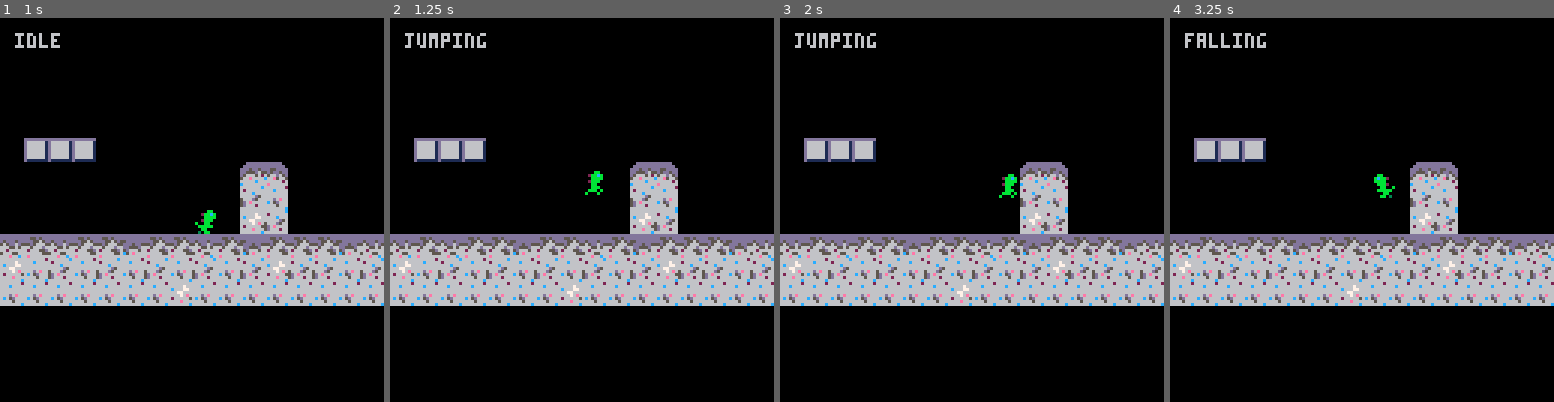
Above: before the commit, frames 1-4 (left to right).
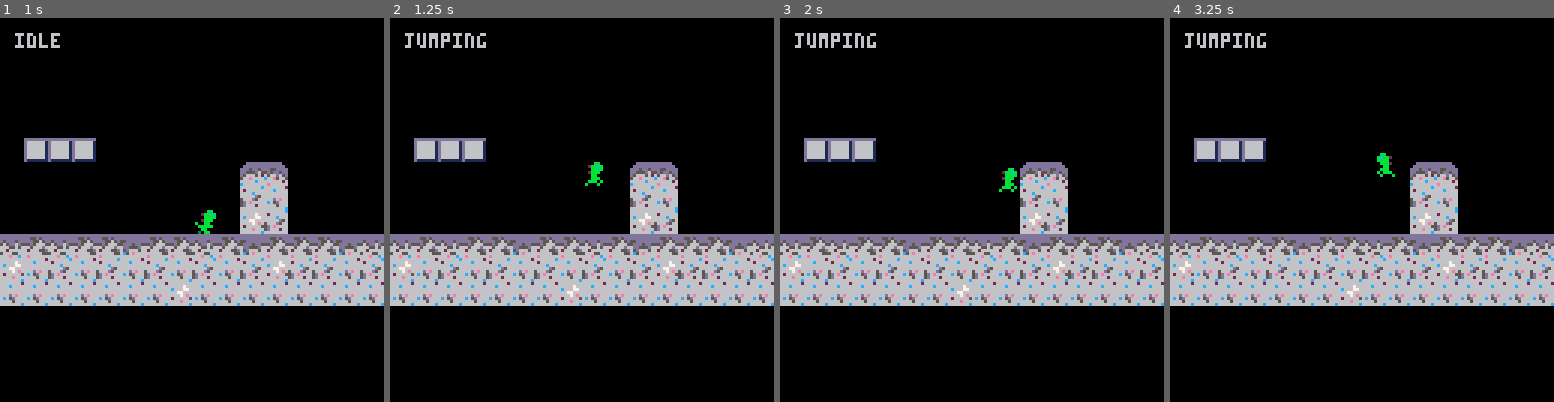
Above: after the commit, the same moments.

Repository: barddev/moonshot
Game: PICO-8 cartridge moonshot.p8
The game is run twice, just before and just after one commit, with the same random seed, the same clock (stepped at 60 frames per second) and the same inputs.
Inputs:
- Up to frame 1 (1 s): tap X (X key) at 0.33 s; tap O (Z key) at 0.7 s
- Up to frame 2 (1.25 s): tap X (X key) at 1.07 s
- Up to frame 3 (2 s): hold Right from 1.6 s (still down); tap O (Z key) at 1.7 s; tap X (X key) at 1.85 s
- Up to frame 4 (3.25 s): release Right at 2.1 s; tap O (Z key) at 2.1, 2.5, 2.9 s; hold Up 2.15-2.42 s; hold Right 2.47-3.03 s; tap X (X key) at 2.97 s; hold Left from 3.08 s (still down)

Frame 1 is identical in both runs. In frame 2, 0.2% of the frame differs, in the area x 50-56%, y 37-47%; in frame 3, 0.2%; in frame 4, 0.5%, in the area x 3-59%, y 3-47%.

Commit message:
better walk animation

Diff:
--- a/moonshot.p8
+++ b/moonshot.p8
@@ -13,7 +13,7 @@
 
 
 --game physics values
-gravity=0.15
+gravity=0.10
 friction=0.425
 
 
@@ -228,8 +228,8 @@
 00077000002bbb000002bbb00002bbb00002bbb00002bbb0002bbb00000000000000000000000000000000000000000000000000000000000000000000000000
 00077000000bb0000b00bb000b00bb000b00bb000b00bb00000bb000000000000000000000000000000000000000000000000000000000000000000000000000
 007007000b0bbb0000bbbbb000bbbbb000bbbbb000bbbbb0000bbb00000000000000000000000000000000000000000000000000000000000000000000000000
-0000000000bbb000000bb000000bb000000bb000000b300000bbb0b0000000000000000000000000000000000000000000000000000000000000000000000000
-000000000003bb000003bb000030bb000003bb0000b003000b000b00000000000000000000000000000000000000000000000000000000000000000000000000
+0000000000bbb000000bb000000bb000000bb000000b330000bbb0b0000000000000000000000000000000000000000000000000000000000000000000000000
+000000000003bb000003bb000030bb00000bb30000b003300b000b00000000000000000000000000000000000000000000000000000000000000000000000000
 00000000000000000000000000000000000000000000000000000000000000000000000000000000000000000000000000000000000000000000000000000000
 000ed000000aaa900000000000000000000000000000000000000000000000000000000000000000000000000000000000000000000000000000000000000000
 00deee0000aaa9a00000000000000000000000000000000000000000000000000000000000000000000000000000000000000000000000000000000000000000
